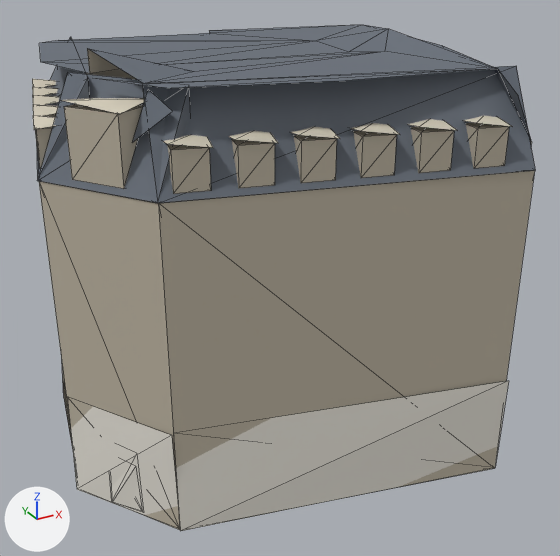
The glTF model public/canal-drive/models/banks-mansion.lod2.glb, before and after one commit.
The view is the same before and after, from a 50 mm lens placed at (-20.6, -38.4, 27.4), pointed at (0.1, -0.8, 8.6). The axes (+X, +Y, +Z) are drawn at lower left. The lights are the same throughout. The picture after the commit comes second. Mesh edges are drawn as thin lines. Where no turn or scale is listed for an object, it has been applied to the vertices. Vertices at exactly the same position are counted once.

Names of what the first picture shows: 'lod2'.
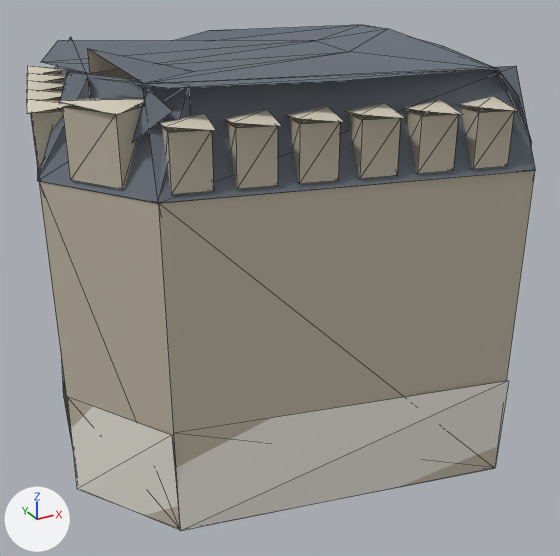
The edits, one by one:
me_lod2 is used by ob_lod2; location (-0.44, 0.89, 11.44).
me_lod2 had 242 vertices, 325 faces and spanned x -13.5..13.5, y -13.9..13.9, z -11.4..11.4.
me_lod2 now has 238 vertices, 326 faces and spans x -13.5..13.5, y -13.9..13.9, z -11.4..11.4.
me_lod2 part 1: the loose piece of 8 vertices spanning x -12.4..-10.1, y -1.1..0.9, z 6.2..8.0 is scaled about its middle by (1, 1.12, 1.41), then moved by (1.0, 5.2, 0.4).
me_lod2 part 2: the loose piece of 8 vertices spanning x -13.0..-10.7, y -3.7..-1.7, z 6.2..8.0 is scaled about its middle by (1, 1.12, 1.41), then moved by (1.1, 5.3, 0.4).
me_lod2 part 3: the loose piece of 8 vertices spanning x -9.0..-7.0, y -10.2..-7.9, z 6.2..8.0 is scaled about its middle by (1.12, 1, 1.41), then moved by (0.0, -0.1, 0.4).
me_lod2 part 4: the loose piece of 8 vertices spanning x -6.3..-4.3, y -10.8..-8.5, z 6.2..8.0 is scaled about its middle by (1.11, 1, 1.41), then moved by (0.0, -0.1, 0.4).
me_lod2 part 5: the loose piece of 8 vertices spanning x -3.6..-1.6, y -11.5..-9.1, z 6.2..8.0 is scaled about its middle by (1.12, 1, 1.41), then moved by (0.0, -0.1, 0.4).
me_lod2 part 6: the loose piece of 8 vertices spanning x -0.9..1.1, y -12.1..-9.7, z 6.2..8.0 is scaled about its middle by (1.12, 1, 1.41), then moved by (0.0, -0.1, 0.4).
me_lod2 part 7: the loose piece of 8 vertices spanning x 1.9..3.9, y -12.7..-10.3, z 6.2..8.0 is scaled about its middle by (1.12, 1, 1.41), then moved by (0.0, -0.1, 0.4).
me_lod2 part 8: the loose piece of 8 vertices spanning x 4.6..6.6, y -13.3..-10.9, z 6.2..8.0 is scaled about its middle by (1.12, 1, 1.41), then moved by (0.0, -0.1, 0.4).
me_lod2 part 9: the loose piece of 4 vertices spanning x -11.9..-9.4, y 1.4..3.7, z 8.0..8.3 is moved by (1.0, 5.2, 0.7).
me_lod2 part 10: the loose piece of 4 vertices spanning x -10.8..-8.2, y 6.6..8.9, z 8.0..8.3 is moved by (-0.7, -2.6, 0.7).
me_lod2 part 11: the loose piece of 4 vertices spanning x -11.4..-8.8, y 3.9..6.3, z 8.0..8.3 is moved by (-0.7, -2.5, 0.7).
me_lod2 part 12: the loose piece of 4 vertices spanning x -12.5..-10.0, y -1.2..1.1, z 8.0..8.3 is moved by (-0.7, -2.6, 0.7).
me_lod2 part 13: the loose piece of 4 vertices spanning x -1.0..1.3, y -12.1..-9.6, z 8.0..8.3 is moved by (-8.2, 1.7, 0.7).
me_lod2 part 14: the loose piece of 4 vertices spanning x -9.2..-6.9, y -10.3..-7.8, z 8.0..8.3 is moved by (2.7, -0.8, 0.7).
me_lod2 part 15: the loose piece of 4 vertices spanning x 1.7..4.0, y -12.8..-10.2, z 8.0..8.3 is moved by (-5.5, 1.1, 0.7).
me_lod2 part 16: the loose piece of 4 vertices spanning x -3.8..-1.4, y -11.5..-9.0, z 8.0..8.3 is moved by (2.7, -0.8, 0.7).
me_lod2 part 17: the loose piece of 4 vertices spanning x -10.7..-8.4, y 6.7..8.7, z 6.2..8.0 is rebuilt with 6 vertices and now spans x -10.8..-8.5, y 6.7..8.9, z 6.2..8.8.
me_lod2 part 18: 7 loose pieces with 30 vertices, spanning x -13.1..6.8, y -13.4..6.1, z -11.3..8.3, are deleted.
Part 19, on me_lod2:
8 vertices are removed from x -12.3..10.2, y -8.4..12.2, z 4.1..10.3.
26 faces are deleted.
4 vertices in x -10.6..-8.9, y -8.2..-7.1, z 6.2..9.4 move by (-0.1, -0.1, 0.0).
5 vertices move from x -12.2..-10.5, y -5.8..-4.5, z 6.2..9.4 to x -12.3..-10.5, y -5.8..-4.5, z 6.2..9.4.
24 vertices are added at x -13.1..10.0, y -13.6..11.3, z 6.2..9.6.
8 new vertices lie (0.0, 0.0, 2.6) away from vertices in x -13.1..-10.2, y -3.8..1.0, z 6.2.
38 new faces join them, mat_material_0 (grey #bdb4a2).
9 new faces join them, mat_material_1 (grey #69707a).
8 new faces join them, mat_material_2 (pale yellow #d8d0bd).

Pixel boxes (x1, y1, x2, y2) of what changed, in the pictures (560 x 556 px; the box of a moved part takes in the faces that stretch with it):
'lod2', reshaped: before (32, 25, 535, 531); after (26, 25, 535, 531)
part 1 of me_lod2, moved or reshaped (mostly hidden): before (44, 113, 56, 116); after (45, 78, 62, 83)
part 2 of me_lod2, moved or reshaped (mostly hidden afterwards): before (35, 126, 53, 168); after (45, 86, 64, 91)
part 3 of me_lod2, moved or reshaped: before (167, 145, 211, 194); after (162, 126, 214, 195)
part 4 of me_lod2, moved or reshaped: before (232, 139, 275, 188); after (227, 121, 278, 189)
part 5 of me_lod2, moved or reshaped: before (294, 135, 337, 183); after (289, 116, 340, 184)
part 6 of me_lod2, moved or reshaped: before (353, 131, 397, 178); after (348, 112, 401, 179)
part 7 of me_lod2, moved or reshaped: before (411, 127, 454, 173); after (406, 109, 459, 174)
part 8 of me_lod2, moved or reshaped: before (466, 123, 509, 168); after (461, 105, 514, 169)
part 9 of me_lod2, moved or reshaped: before (32, 95, 59, 105); after (27, 66, 63, 74)
part 10 of me_lod2, moved or reshaped: before (32, 79, 56, 87); after (27, 73, 65, 81)
part 11 of me_lod2, moved or reshaped: before (32, 86, 58, 95); after (27, 80, 65, 90)
part 12 of me_lod2, moved or reshaped: before (33, 104, 58, 116); after (26, 99, 69, 114)
part 13 of me_lod2, moved or reshaped: before (350, 123, 399, 134); after (159, 114, 215, 130)
part 14 of me_lod2, moved or reshaped: before (164, 135, 213, 148); after (224, 111, 281, 126)
part 15 of me_lod2, moved or reshaped: before (407, 119, 456, 130); after (287, 107, 344, 122)
part 16 of me_lod2, moved or reshaped: before (290, 127, 340, 139); after (346, 104, 404, 118)
part 17 of me_lod2, rebuilt (mostly hidden): before (47, 85, 54, 88); after (43, 71, 59, 75)
part 18 of me_lod2, deleted: before (33, 94, 513, 508)
part 19 of me_lod2, built on: before (39, 25, 497, 189); after (26, 25, 518, 189)
